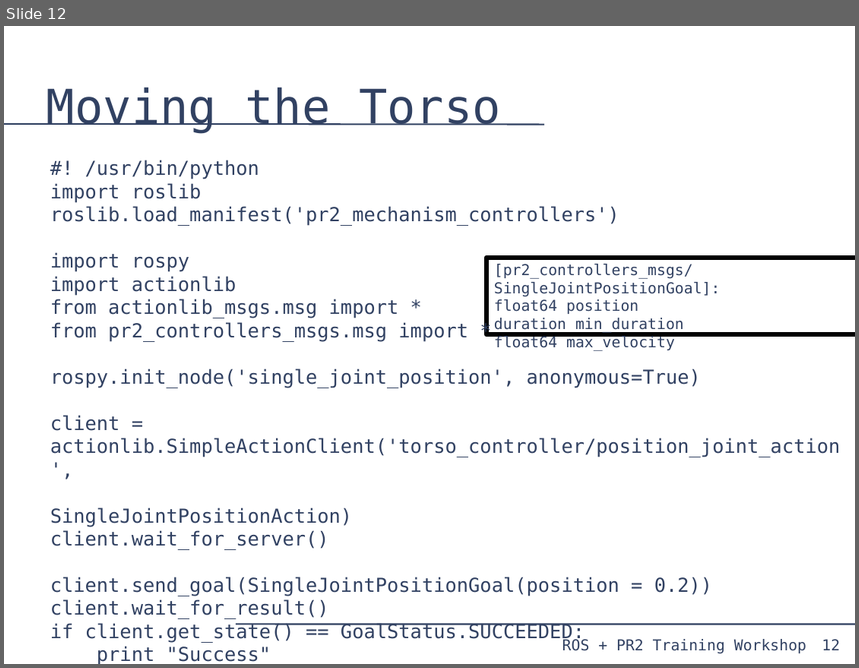
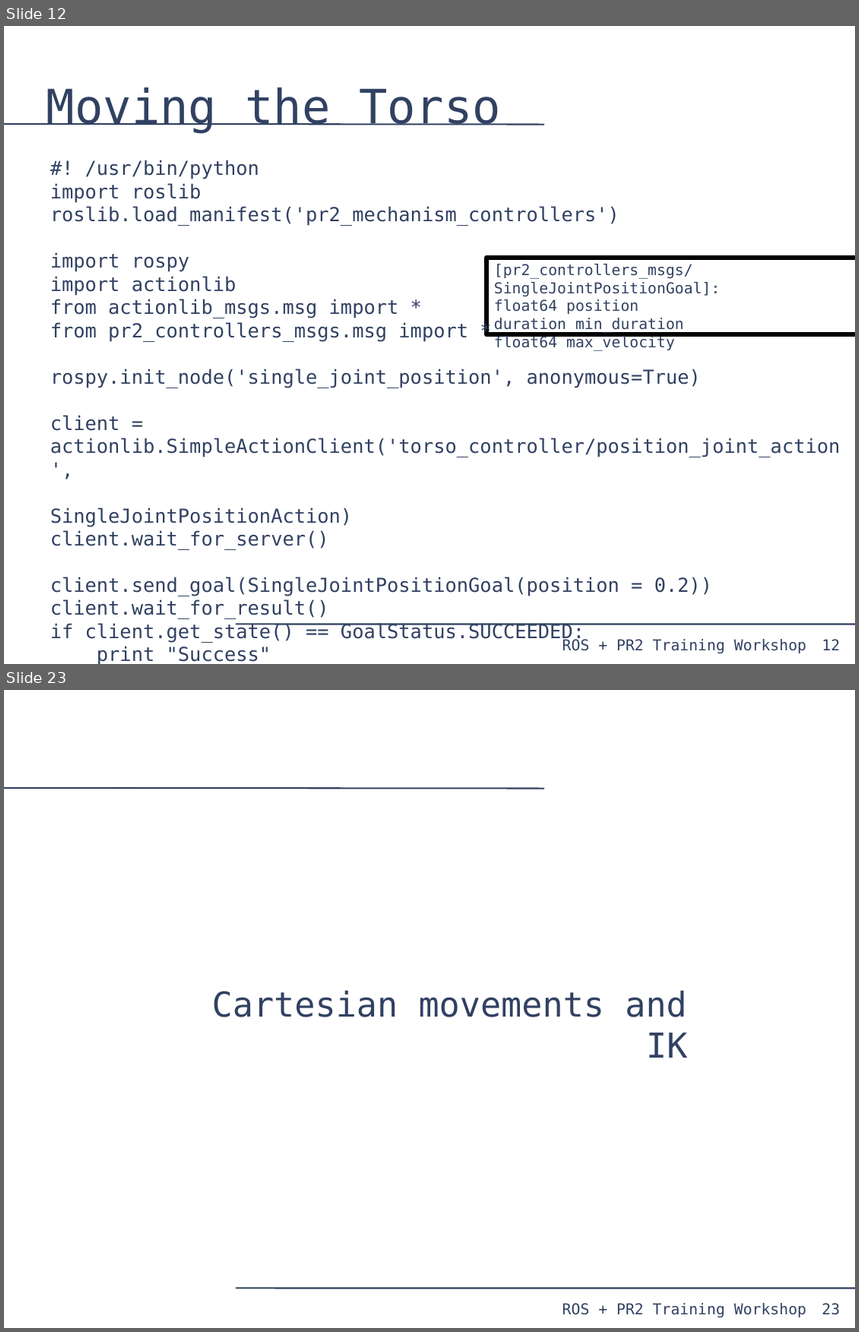
Before and after one commit to PR2/pr2_docs, a slide deck: pr2_training_workshop/moving_mechanism/slides.odp. Shown one above the other, each under a label of ours: slide 12 before the commit, slides 12 and 23 after it; the slides between them are not shown. The pictures are 859x668 and 859x1332 pixels, drawn with LibreOffice and Linux fonts; fonts in the diff are those of the drawing. Boxes give left, top, right and bottom in pixels: in the first picture for what was removed or moved away, otherwise in the second. Text is boxed around its words. In the diff, an @@ line names an element or a change of style, - is before the commit and + after.

```diff
--- a/pr2_training_workshop/moving_mechanism/slides.odp
+++ b/pr2_training_workshop/moving_mechanism/slides.odp
@@ slide 23 added at [4, 690, 855, 1328], background #FFFFFF; not listed: 4 template elements that a slide beside it also shows @@
@@ text added at [212, 990, 687, 1058], 32 pt, text #314162 @@
+Cartesian movements and IK
```
Also in this commit, not shown: 10 other slides added.
